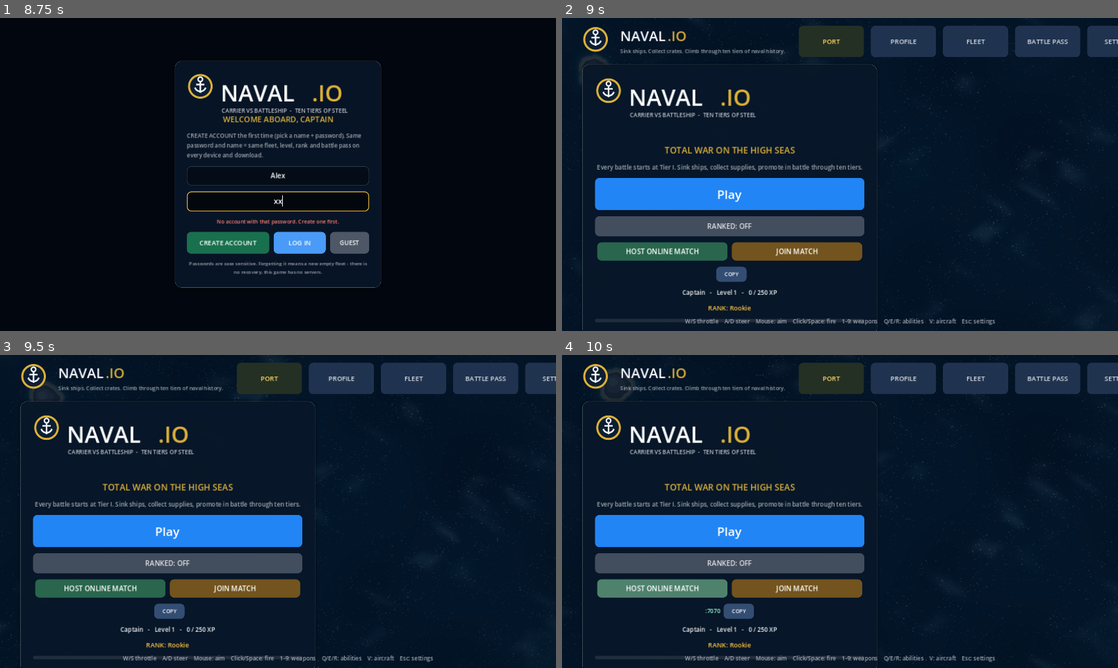
Above: before the commit, frames 1-4 (two rows, left to right).
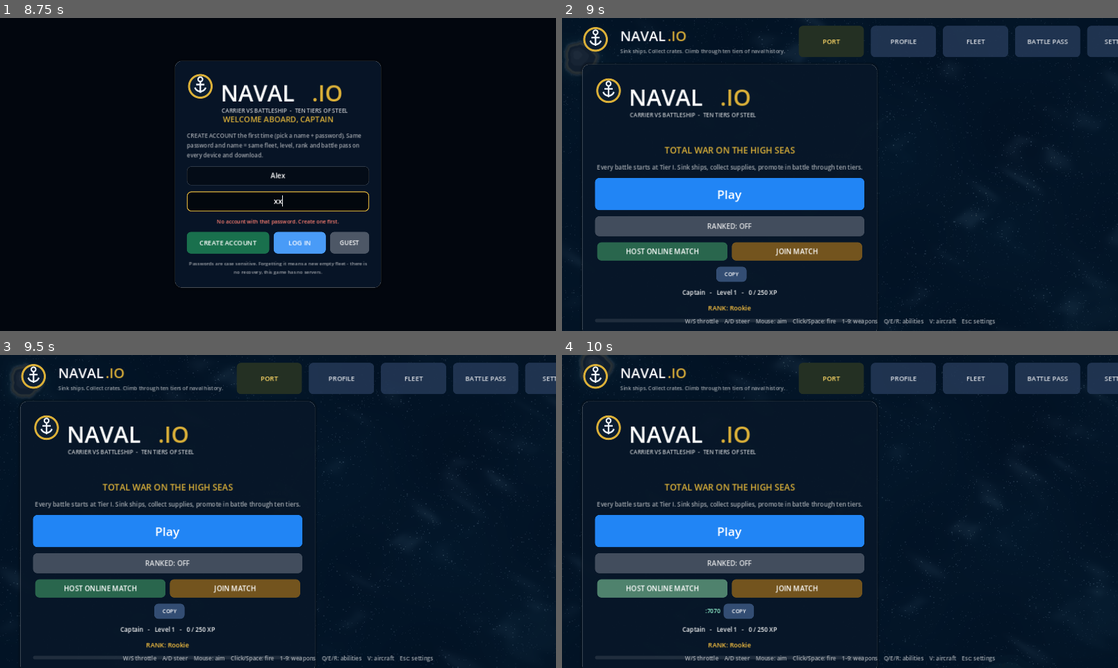
Above: after the commit, the same moments.

Repository: alaazbloob2-droid/My-first-game-
Game: Godot game, scene res://main.tscn
Two runs of this game, one before a commit and one after it. Both use one fixed random seed, a clock stepped at 60 frames per second and the inputs below.
Inputs (mouse positions are in pixels of both pictures, inside the frame that each line leads up to):
- Up to frame 1 (8.75 s): click (278, 177) at 0.52 s; type "Alex" at 0.6 s; click (278, 202) at 0.75 s; type "12" at 0.83 s; click "PORT" at 1.25 s; click "Play" at 2 s; click "Play" at 2.75 s; click "PROFILE" at 3.5 s; click "FLEET" at 4.25 s; click "BATTLE PASS" at 5 s; click "RANKED: OFF" at 5.75 s; click "COPY" at 6.5 s; click "CREATE ACCOUNT" at 7.25 s; click "LOG IN" at 8 s
- Up to frame 2 (9 s): click "GUEST" at 8.75 s
- Up to frame 3 (9.5 s): no input
- Up to frame 4 (10 s): click "HOST ONLINE MATCH" at 9.5 s

Frame 1 is identical in both runs. In frame 2, 0.3% of the frame differs, in the area x 0-100%, y 0-100%; in frame 3, 0.4%; in frame 4, 0.4%, in the area x 0-100%, y 0-99%.

Commit message:
Shots spawn again: projectiles were dropped unless they were bombs (shells/missiles/torps only flashed, never existed); also remove duplicate label adds in join dialog
Co-authored-by: alaazbloob2-droid <alaazbloob2-droid@users.noreply.github.com>

Diff:
--- a/main.gd
+++ b/main.gd
@@ -2345,6 +2345,7 @@
 		sh.tgt = tgt
 		sh.scan = 0.3
 		sh.life = float(wd["rng"]) / maxf(sh.spd, 1.0)
+		shots.append(sh)
 		if sh.kind == K_SHELL:
 			sh.sz = 1.6 + float(wd.get("bw", 2.0)) * 0.45
 			sh.col = Color(1.0, 0.85, 0.45)
@@ -2361,7 +2362,6 @@
 			sh.vel = carry * 0.7
 			sh.life = 0.7
 			sh.hp = 10.0
-			shots.append(sh)
 		if net_mode == 1:
 			net_ev_shots.append([str(w.id), sh.pos, sh.ang, sh.vel, sh.tgt, ships.find(s)])
 			if net_ev_shots.size() > 160:
--- a/ui.gd
+++ b/ui.gd
@@ -1764,9 +1764,7 @@
 	var cancel := _make_button(row, "CANCEL", 14, Vector2(110, 50), Color(0.3, 0.34, 0.4))
 	cancel.pressed.connect(_join_cancel)
 	var mlbl := _label(v, "MATCHES FOUND ON THIS NETWORK", 13, Color(0.86, 0.69, 0.22))
-	v.add_child(mlbl)
 	match_msg = _label(v, "Searching for nearby matches...", 12, TEXT_DIM)
-	v.add_child(match_msg)
 	match_list = VBoxContainer.new()
 	match_list.add_theme_constant_override("separation", 6)
 	v.add_child(match_list)
